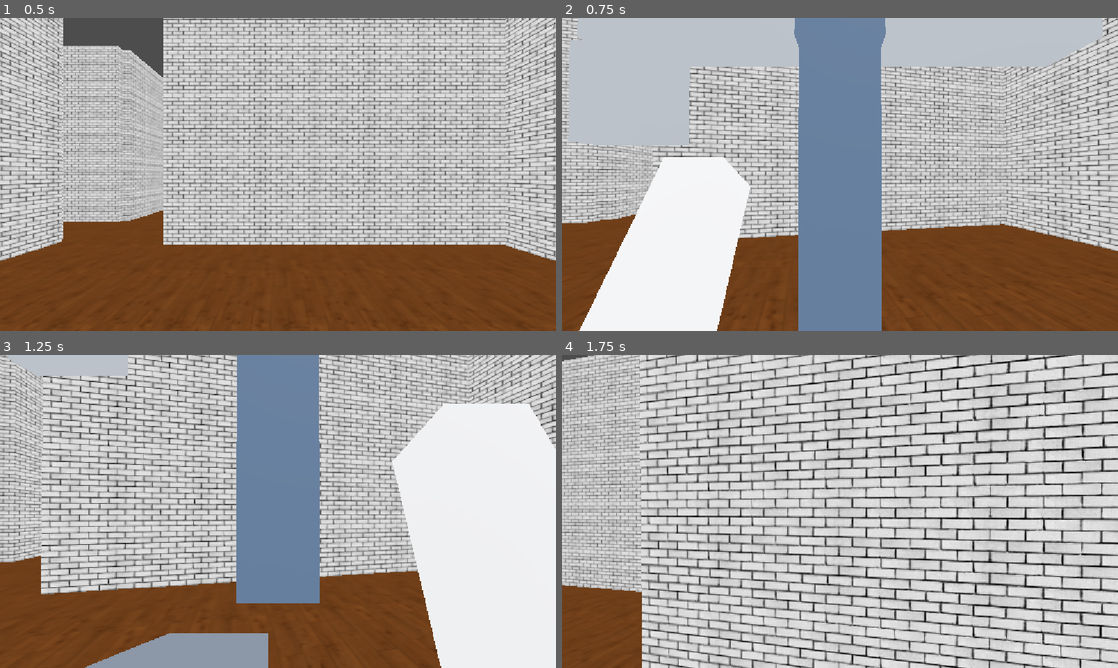
Above: before the commit, frames 1-4 (two rows, left to right).
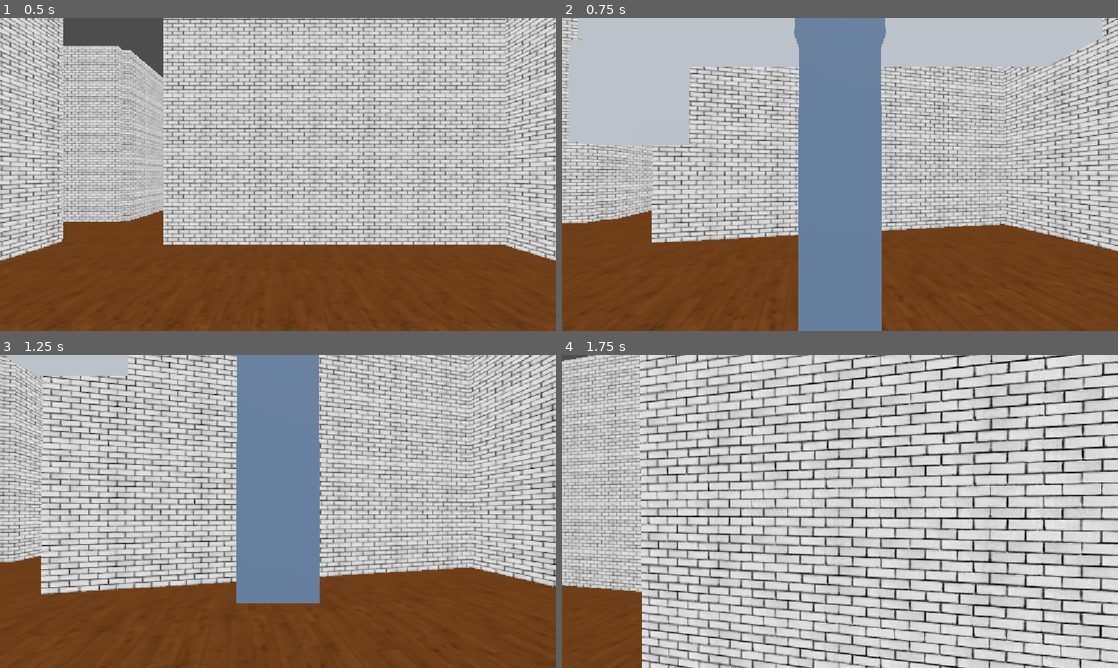
Above: after the commit, the same moments.

Repository: AjwaJahe/prototipe-1
Game: Godot game, scene res://main.tscn
The game is run twice, just before and just after one commit, with the same random seed, the same clock (stepped at 60 frames per second) and the same inputs.
Inputs (mouse positions are in pixels of both pictures, inside the frame that each line leads up to):
- Up to frame 1 (0.5 s): no input
- Up to frame 2 (0.75 s): tap Enter at 0.5 s; move the mouse to (867, 174) at 0.52 s; hold W from 0.53 s (still down); hold Ctrl from 0.53 s (still down); click (867, 174) at 0.67 s
- Up to frame 3 (1.25 s): keep holding W; keep holding Ctrl; tap Space at 0.77 s; tap Shift at 0.8 s
- Up to frame 4 (1.75 s): keep holding W; move the mouse to (812, 511) at 1.27 s; release Ctrl at 1.28 s; tap Shift at 1.35 s; tap Space at 1.52 s; tap Ctrl at 1.55 s

Frame 1 is identical in both runs. In frame 2, 11% of the frame differs, in the area x 3-34%, y 44-100%; in frame 3, 21%, in the area x 15-100%, y 15-100%; in frame 4, nothing differs.
Error after the commit: Parse Error: Cannot infer the type of "pulse" variable because the value doesn't have a set type. (res://PlayerAnimation.gd:180)

Commit message:
Add player crouch and jump animations

Diff:
--- a/PlayerAnimation.gd
+++ b/PlayerAnimation.gd
@@ -5,7 +5,18 @@
 @export var swing_degrees: float = 28.0
 @export var body_bob_height: float = 0.035
 
+@export var crouch_visual_drop: float = 0.42
+@export var crouch_visual_scale: float = 0.78
+@export var crouch_torso_angle: float = 12.0
+@export var crouch_leg_angle: float = 18.0
+
+@export var jump_leg_angle: float = 24.0
+@export var jump_arm_angle: float = 18.0
+@export var jump_torso_angle: float = 6.0
+@export var jump_bounce_height: float = 0.04
+
 var time_value := 0.0
+
 var body: CharacterBody3D
 var visual: Node3D
 var leg_l: Node3D
@@ -18,7 +29,11 @@
 var leg_r_base := Vector3.ZERO
 var arm_l_base := Vector3.ZERO
 var arm_r_base := Vector3.ZERO
-var torso_base_y := 0.0
+var torso_base_rotation := Vector3.ZERO
+var torso_base_position := Vector3.ZERO
+var visual_base_position := Vector3.ZERO
+var visual_base_scale := Vector3.ONE
+
 var ready_for_animation := false
 
 func _ready() -> void:
@@ -38,41 +53,190 @@
     arm_r = visual.get_node_or_null("Arm_R") as Node3D
     torso = visual.get_node_or_null("Torso") as Node3D
 
-    if leg_l: leg_l_base = leg_l.rotation
-    if leg_r: leg_r_base = leg_r.rotation
-    if arm_l: arm_l_base = arm_l.rotation
-    if arm_r: arm_r_base = arm_r.rotation
-    if torso: torso_base_y = torso.position.y
-
+    if leg_l:
+        leg_l_base = leg_l.rotation
+    if leg_r:
+        leg_r_base = leg_r.rotation
+    if arm_l:
+        arm_l_base = arm_l.rotation
+    if arm_r:
+        arm_r_base = arm_r.rotation
+    if torso:
+        torso_base_rotation = torso.rotation
+        torso_base_position = torso.position
+
+    visual_base_position = visual.position
+    visual_base_scale = visual.scale
     ready_for_animation = true
 
 func _process(delta: float) -> void:
     if not ready_for_animation or body == null or visual == null:
         return
 
+    var crouching := Input.is_key_pressed(KEY_CTRL)
+    var airborne := not body.is_on_floor()
+
+    if airborne:
+        _animate_jump(delta)
+    elif crouching:
+        _animate_crouch(delta)
+    else:
+        _animate_ground_movement(delta)
+
+func _animate_ground_movement(delta: float) -> void:
+    _smooth_visual_transform(
+        visual_base_position,
+        visual_base_scale,
+        12.0,
+        delta
+    )
+
     var horizontal_speed := Vector2(body.velocity.x, body.velocity.z).length()
-    var moving := horizontal_speed > 0.15 and body.is_on_floor()
-    var running := Input.is_key_pressed(KEY_SHIFT) and not Input.is_key_pressed(KEY_CTRL)
+    var moving := horizontal_speed > 0.15
+    var running := Input.is_key_pressed(KEY_SHIFT)
 
     if moving:
         var cycle_speed := run_cycle_speed if running else walk_cycle_speed
         var swing := sin(time_value * cycle_speed) * deg_to_rad(swing_degrees)
         var arm_swing := -swing
 
-        if leg_l: leg_l.rotation = leg_l_base + Vector3(swing, 0.0, 0.0)
-        if leg_r: leg_r.rotation = leg_r_base + Vector3(-swing, 0.0, 0.0)
-        if arm_l: arm_l.rotation = arm_l_base + Vector3(arm_swing, 0.0, 0.0)
-        if arm_r: arm_r.rotation = arm_r_base + Vector3(-arm_swing, 0.0, 0.0)
+        if leg_l:
+            leg_l.rotation = leg_l_base + Vector3(swing, 0.0, 0.0)
+        if leg_r:
+            leg_r.rotation = leg_r_base + Vector3(-swing, 0.0, 0.0)
+        if arm_l:
+            arm_l.rotation = arm_l_base + Vector3(arm_swing, 0.0, 0.0)
+        if arm_r:
+            arm_r.rotation = arm_r_base + Vector3(-arm_swing, 0.0, 0.0)
         if torso:
-            torso.position.y = torso_base_y + sin(time_value * cycle_speed * 2.0) * body_bob_height
+            torso.rotation = torso_base_rotation
+            torso.position = torso_base_position + Vector3(
+                0.0,
+                sin(time_value * cycle_speed * 2.0) * body_bob_height,
+                0.0
+            )
 
         time_value += delta
     else:
-        var settle := exp(-delta * 10.0)
-        if leg_l: leg_l.rotation = leg_l.rotation.lerp(leg_l_base, settle)
-        if leg_r: leg_r.rotation = leg_r.rotation.lerp(leg_r_base, settle)
-        if arm_l: arm_l.rotation = arm_l.rotation.lerp(arm_l_base, settle)
-        if arm_r: arm_r.rotation = arm_r.rotation.lerp(arm_r_base, settle)
-        if torso:
-            torso.position.y = lerp(torso.position.y, torso_base_y, settle)
+        _return_parts_to_base(delta)
         time_value = 0.0
+
+func _animate_crouch(delta: float) -> void:
+    var crouch_position := visual_base_position + Vector3(0.0, -crouch_visual_drop, 0.0)
+    var crouch_scale := Vector3(
+        visual_base_scale.x,
+        visual_base_scale.y * crouch_visual_scale,
+        visual_base_scale.z
+    )
+
+    _smooth_visual_transform(crouch_position, crouch_scale, 14.0, delta)
+
+    var torso_angle := deg_to_rad(crouch_torso_angle)
+    var leg_angle := deg_to_rad(crouch_leg_angle)
+
+    if torso:
+        torso.rotation = torso.rotation.lerp(
+            torso_base_rotation + Vector3(torso_angle, 0.0, 0.0),
+            min(delta * 14.0, 1.0)
+        )
+        torso.position = torso.position.lerp(
+            torso_base_position + Vector3(0.0, -0.05, 0.0),
+            min(delta * 14.0, 1.0)
+        )
+
+    if leg_l:
+        leg_l.rotation = leg_l.rotation.lerp(
+            leg_l_base + Vector3(-leg_angle, 0.0, 0.0),
+            min(delta * 14.0, 1.0)
+        )
+    if leg_r:
+        leg_r.rotation = leg_r.rotation.lerp(
+            leg_r_base + Vector3(leg_angle, 0.0, 0.0),
+            min(delta * 14.0, 1.0)
+        )
+
+    if arm_l:
+        arm_l.rotation = arm_l.rotation.lerp(
+            arm_l_base + Vector3(-deg_to_rad(8.0), 0.0, 0.0),
+            min(delta * 14.0, 1.0)
+        )
+    if arm_r:
+        arm_r.rotation = arm_r.rotation.lerp(
+            arm_r_base + Vector3(-deg_to_rad(8.0), 0.0, 0.0),
+            min(delta * 14.0, 1.0)
+        )
+
+    time_value = 0.0
+
+func _animate_jump(delta: float) -> void:
+    _smooth_visual_transform(
+        visual_base_position,
+        visual_base_scale,
+        10.0,
+        delta
+    )
+
+    var lift := clamp(abs(body.velocity.y) / 4.5, 0.0, 1.0)
+    var pulse := sin(time_value * 12.0) * jump_bounce_height * lift
+    visual.position.y = lerp(
+        visual.position.y,
+        visual_base_position.y + pulse,
+        min(delta * 10.0, 1.0)
+    )
+
+    var leg_angle := deg_to_rad(jump_leg_angle) * lift
+    var arm_angle := deg_to_rad(jump_arm_angle) * lift
+    var torso_angle := deg_to_rad(jump_torso_angle) * lift
+
+    if leg_l:
+        leg_l.rotation = leg_l.rotation.lerp(
+            leg_l_base + Vector3(-leg_angle, 0.0, 0.0),
+            min(delta * 12.0, 1.0)
+        )
+    if leg_r:
+        leg_r.rotation = leg_r.rotation.lerp(
+            leg_r_base + Vector3(-leg_angle, 0.0, 0.0),
+            min(delta * 12.0, 1.0)
+        )
+    if arm_l:
+        arm_l.rotation = arm_l.rotation.lerp(
+            arm_l_base + Vector3(arm_angle, 0.0, 0.0),
+            min(delta * 12.0, 1.0)
+        )
+    if arm_r:
+        arm_r.rotation = arm_r.rotation.lerp(
+            arm_r_base + Vector3(arm_angle, 0.0, 0.0),
+            min(delta * 12.0, 1.0)
+        )
+    if torso:
+        torso.rotation = torso.rotation.lerp(
+            torso_base_rotation + Vector3(-torso_angle, 0.0, 0.0),
+            min(delta * 12.0, 1.0)
+        )
+
+    time_value += delta
+
+func _return_parts_to_base(delta: float) -> void:
+    var weight := min(delta * 12.0, 1.0)
+
+    if leg_l:
+        leg_l.rotation = leg_l.rotation.lerp(leg_l_base, weight)
+    if leg_r:
+        leg_r.rotation = leg_r.rotation.lerp(leg_r_base, weight)
+    if arm_l:
+        arm_l.rotation = arm_l.rotation.lerp(arm_l_base, weight)
+    if arm_r:
+        arm_r.rotation = arm_r.rotation.lerp(arm_r_base, weight)
+    if torso:
+        torso.rotation = torso.rotation.lerp(torso_base_rotation, weight)
+        torso.position = torso.position.lerp(torso_base_position, weight)
+
+func _smooth_visual_transform(
+    target_position: Vector3,
+    target_scale: Vector3,
+    speed_value: float,
+    delta: float
+) -> void:
+    var weight := min(delta * speed_value, 1.0)
+    visual.position = visual.position.lerp(target_position, weight)
+    visual.scale = visual.scale.lerp(target_scale, weight)
